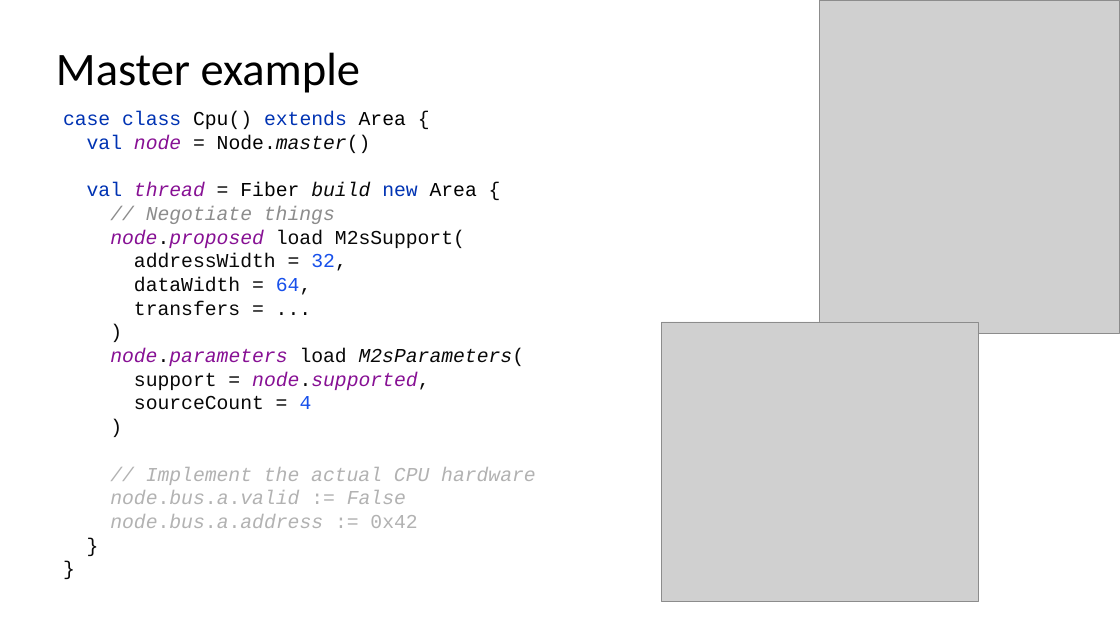
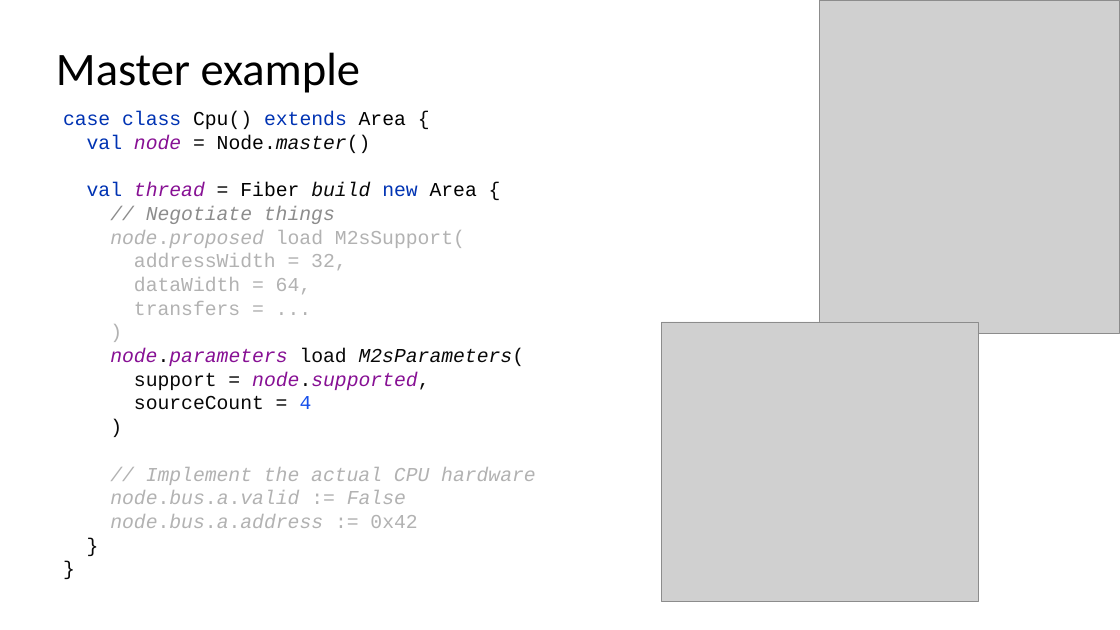
Before and after one commit to SpinalHDL/SpinalDoc, a slide deck: slide 47 of presentation/en/fsic_100723/fsic_100723.odp (slide 48 before the commit). Drawn at 1120x630 pixels with LibreOffice and Linux fonts; fonts in the diff are those of the drawing; grey boxes stand for pictures. Boxes give left, top, right and bottom in pixels: in the first picture for what was removed or moved away, otherwise in the second. Text is boxed around its words. In the diff, an @@ line names an element or a change of style, - is before the commit and + after.

```diff
--- a/presentation/en/fsic_100723/fsic_100723.odp
+++ b/presentation/en/fsic_100723/fsic_100723.odp
@@ text at [110, 206, 536, 528]: text colour #871094 to #B2B2B2 in "node.proposed"; text colour #080808 to #B2B2B2 in "node.proposed load M2sSupport( addressWidth = 32, dataWidth ..."; text colour #1750EB to #B2B2B2 in "32, 64," @@
```
Also in this commit, not shown: 9 other slides changed, 1 slide removed, 1 other file.
